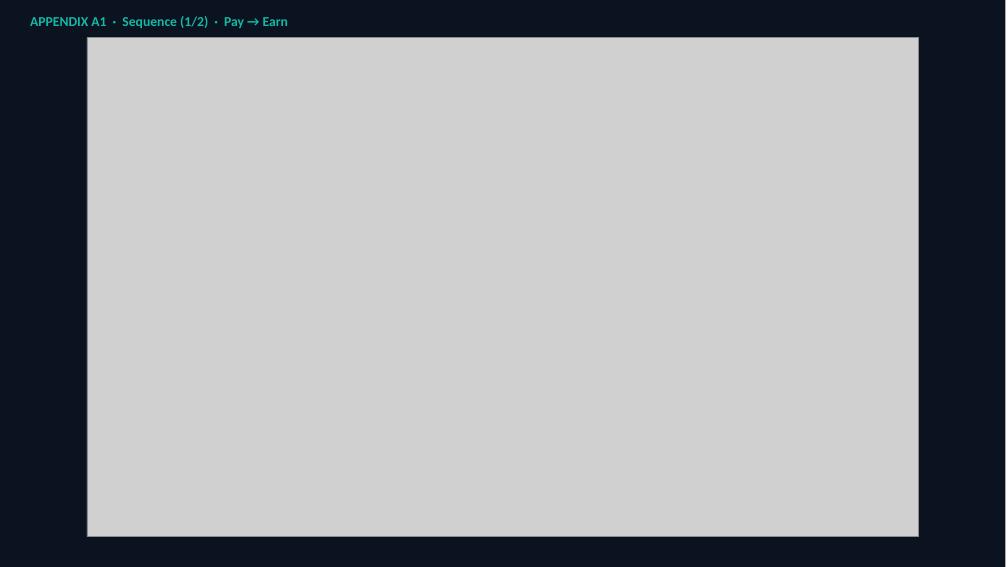
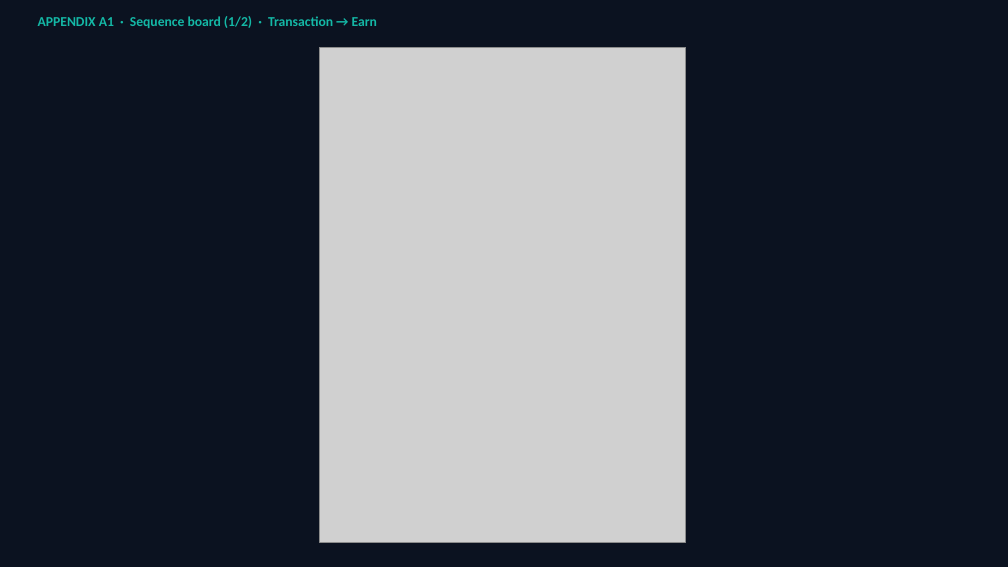
Before and after one commit to yky32/ledger-engine, a slide deck: slide 12 of docs/decks/LedgeRX-Executive-Briefing-v2.pptx (slide 27 before the commit). Drawn at 1008x567 pixels with LibreOffice and Linux fonts; fonts in the diff are those of the drawing; grey boxes stand for pictures. Boxes give left, top, right and bottom in pixels: in the first picture for what was removed or moved away, otherwise in the second. Text is boxed around its words. In the diff, an @@ line names an element or a change of style, - is before the commit and + after.

Commit message:
docs: keep Landscape-Apply base + earn/burn sequence appendix A1/A2

```diff
--- a/docs/decks/LedgeRX-Executive-Briefing-v2.pptx
+++ b/docs/decks/LedgeRX-Executive-Briefing-v2.pptx
@@ text "APPENDIX A1 · Sequence board ..." at (x1=38, y1=16, x2=377, y2=28): vertical alignment middle to top @@
@@ text at (x1=38, y1=16, x2=377, y2=28): text changed @@
-APPENDIX A1 · Sequence (1/2) · Pay → Earn
+APPENDIX A1 · Sequence board (1/2) · Transaction → Earn
@@ picture resized from (x1=87, y1=38, x2=919, y2=537) to (x1=320, y1=47, x2=686, y2=542) @@
```
Also in this commit, not shown: 1 other slide changed, 12 slides added, 27 slides removed, 6 other files.
